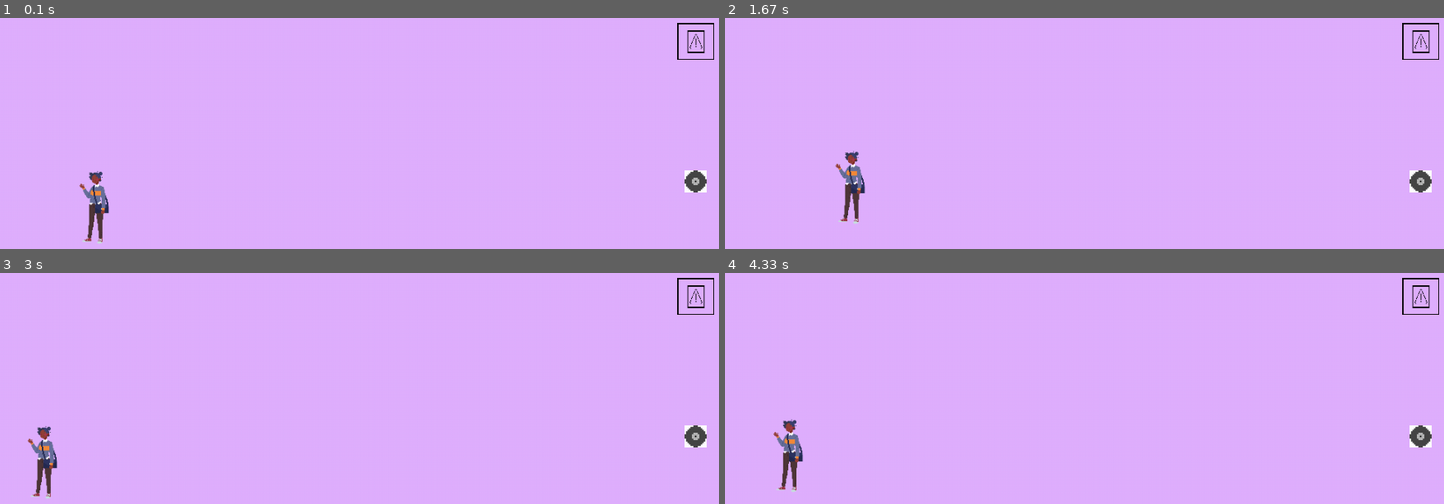
Above: before the commit, frames 1-4 (two rows, left to right).
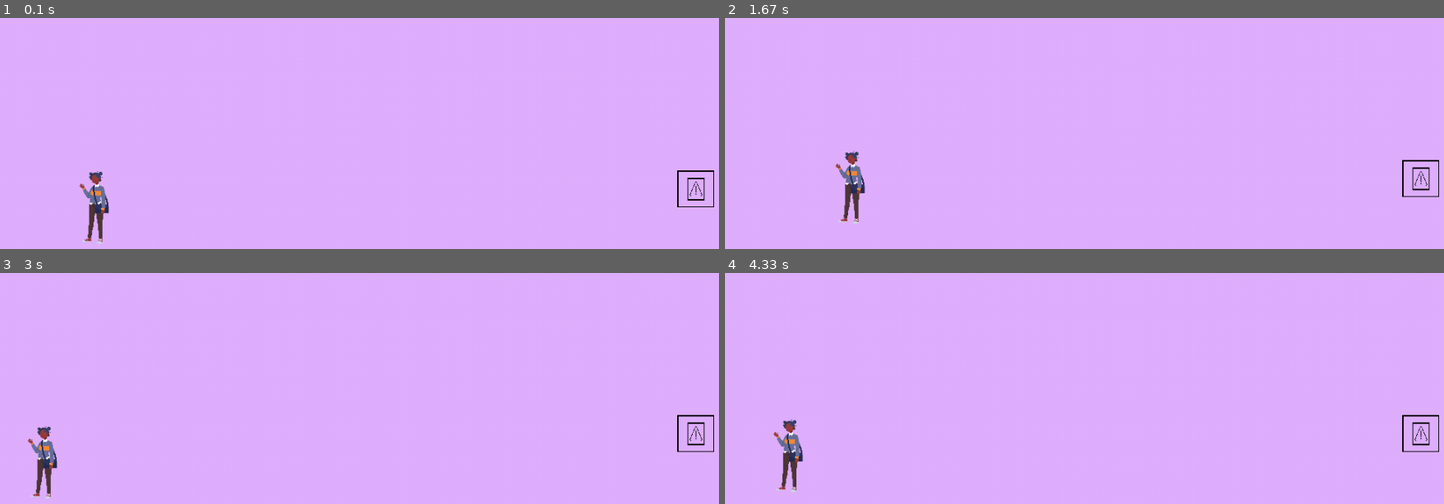
Above: after the commit, the same moments.

Repository: Moon-suny/projet_info_Becile
Game: pygame game, started from Jeu2/mainjeu2.py
Two runs of this game, one before a commit and one after it. Both use one fixed random seed, a clock stepped at 60 frames per second and the inputs below.
Inputs:
- Up to frame 1 (0.1 s): no input
- Up to frame 2 (1.67 s): hold Right 0.33-0.8 s; hold Up 0.83-1.13 s; hold Right 1.17-1.63 s
- Up to frame 3 (3 s): hold Left 1.67-2.2 s; hold Down 2.23-2.53 s; hold Left 2.57-2.97 s
- Up to frame 4 (4.33 s): hold Up 3-3.37 s; hold Right 3.4-4.03 s; hold Down from 4.07 s (still down)

The runs differ from the first frame. In frame 1, 0.6% of the frame differs, in the area x 94-100%, y 2-82%; in frame 2, 0.7%, in the area x 94-100%, y 2-78%; in frame 3, 0.7%; in frame 4, 0.7%.

Commit message:
j'avance surment mais doucement

Diff:
--- a/Jeu2/mainjeu2.py
+++ b/Jeu2/mainjeu2.py
@@ -16,22 +16,40 @@
 
 #initialisation du mechant
 mechant_img = pygame.image.load("jeu2/img/Logo_cable_test.png")
-mechant_x, mechant_y = screen_x - 60 , screen_y # position initiale du mechant
+mechant_x, mechant_y = screen_x - 60 , screen_y/2 # position initiale du mechant
 mechant_img = pygame.transform.scale(mechant_img,(50,50)) #taille du méchant
+speed_mechant = 14
 
-#initialisation des tonneau à éviter
+# ne pas suivre le joueur a la trace
+time_att = 50
+dernier_deplacement = pygame.time.get_ticks()
+
+
+
+#initialisation des tonneaux à éviter
 tonneau_img = pygame.image.load("jeu2/img/Roue.gif")
 tonneau_x, tonneau_y = screen_x - 50, screen_y/2
+tonneau_lance = False # savoir si le tonneau est lancer
 tonneau_img = pygame.transform.scale(tonneau_img,(30,30))
 
+
+
 # coordonner du joueur
-player_cord_x, player_cord_y = player_img.get_width(), player_img.get_height()
+player_taille_x, player_taille_y = player_img.get_width(), player_img.get_height()
+#coordonner du mechant
+mechant_taille_x, mechant_taille_y =  mechant_img.get_width(), mechant_img.get_height()
+#coordonner du tonneau
+tonneau_taille_x, tonneau_taille_y =  tonneau_img.get_width(), tonneau_img.get_height()
 
-#coordonner du mechant
-mechant_cord_x, mechant_cord_y =  mechant_img.get_width(), mechant_img.get_height()
 
-#coordonner du tonneau
-tonneau_cord_x, tonneau_cord_y =  tonneau_img.get_width(), tonneau_img.get_height()
+#fonction de mise a feu
+def tire():
+    global tonneau_x, mechant_x,player_x
+    tonneau_y = mechant_y #position initiale sur le mechant
+    tonneau_x = mechant_x
+    tonneau_lance = True
+
+
 
 
 
@@ -46,20 +64,35 @@
     touches = pygame.key.get_pressed()
     if touches[K_LEFT] and player_x > 0:
         player_x -= speed_player
-    if touches[K_RIGHT] and player_x < screen_x - player_cord_x:
+    if touches[K_RIGHT] and player_x < screen_x - player_taille_x:
         player_x += speed_player - 1.25
     if touches[K_UP] and player_y > 0:
         player_y -= speed_player - 0.5
-    if touches[K_DOWN] and player_y < screen_y - player_cord_y:
+    if touches[K_DOWN] and player_y < screen_y - player_taille_y:
         player_y += speed_player -0.5
 
 
-    #action de danger
-    if touches:
+    # suivit du joueur
+    time_act = pygame.time.get_ticks()
+    if time_act - dernier_deplacement > time_att :
+        if abs ( mechant_y - player_y ) > 20 :
+            if mechant_y > player_y :
+                mechant_y -= speed_mechant
+            elif mechant_y < player_y :
+                mechant_y += speed_mechant
 
-        while tonneau_cord_x >= 0 :
-            tonneau_cord_x -= 5
-        mechant_y = player_cord_y
+        dernier_deplacement = time_act
+
+    # tire de dechet
+    if abs(player_y - mechant_y) < 10:
+        tire()
+    if tonneau_lance :
+        tonneau_y -= 5
+        if tonneau_y < 0 :
+            tonneau_lance = False
+
+
+
 
 
 
@@ -67,7 +100,9 @@
     screen.fill((224, 176, 255 ))
     screen.blit(player_img, (player_x, player_y))
     screen.blit(mechant_img,(mechant_x,mechant_y))
-    screen.blit(tonneau_img,(tonneau_x, tonneau_y))
+    if tonneau_lance :
+        screen.blit(tonneau_img,(tonneau_x, tonneau_y))
+
     pygame.display.update()
 
 pygame.quit()
